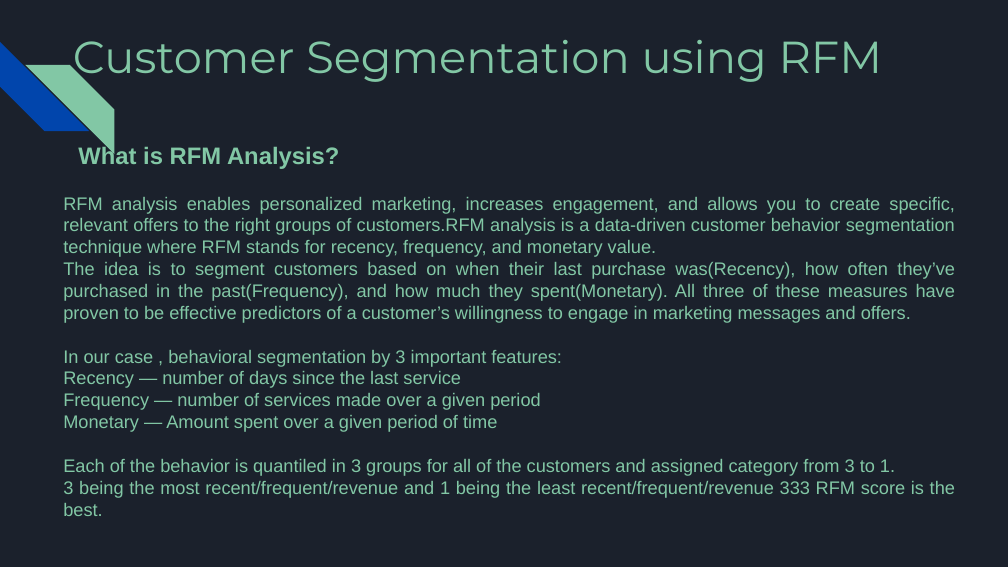
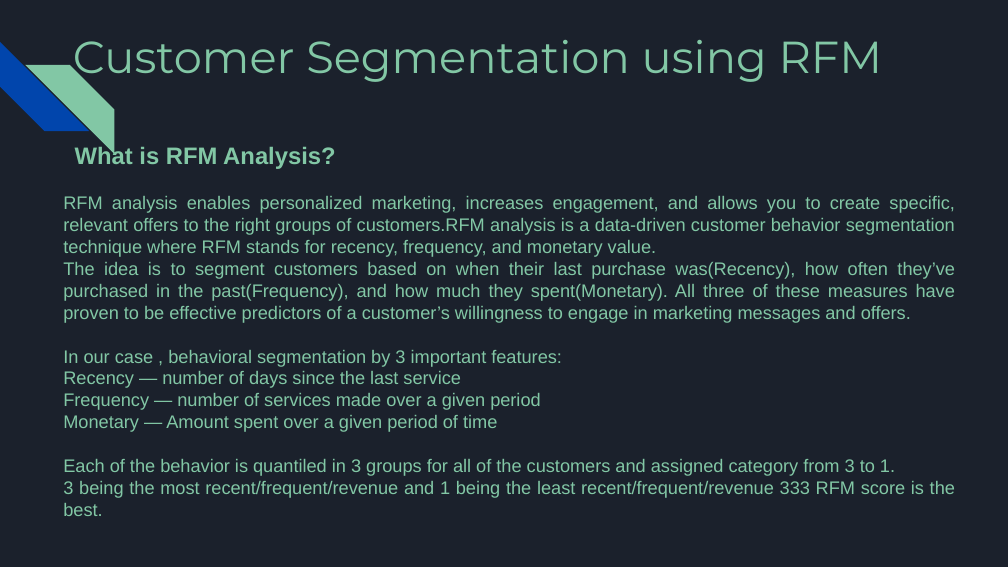
Before and after one commit to maha-prathamesh/Mahindra-First-Choice, a slide deck: slide 17 of MFCS_Final_Presentation.pptx. Drawn at 1008x567 pixels with LibreOffice and Linux fonts; fonts in the diff are those of the drawing. Boxes give left, top, right and bottom in pixels: in the first picture for what was removed or moved away, otherwise in the second. Text is boxed around its words. In the diff, an @@ line names an element or a change of style, - is before the commit and + after.

```diff
--- a/MFCS_Final_Presentation.pptx
+++ b/MFCS_Final_Presentation.pptx
@@ diag stripe removed at bbox=[25, 65, 114, 153] @@
@@ freeform shape added at bbox=[25, 65, 114, 153], fill #82C7A5 @@
@@ text "What is RFM Analysis?": place and size @@
-text "What is RFM Analysis?" at bbox=[78, 145, 339, 169]
+text "What is RFM Analysis?" at bbox=[75, 145, 335, 169]
```
Also in this commit, not shown: 27 other slides changed, 1 slide removed.
